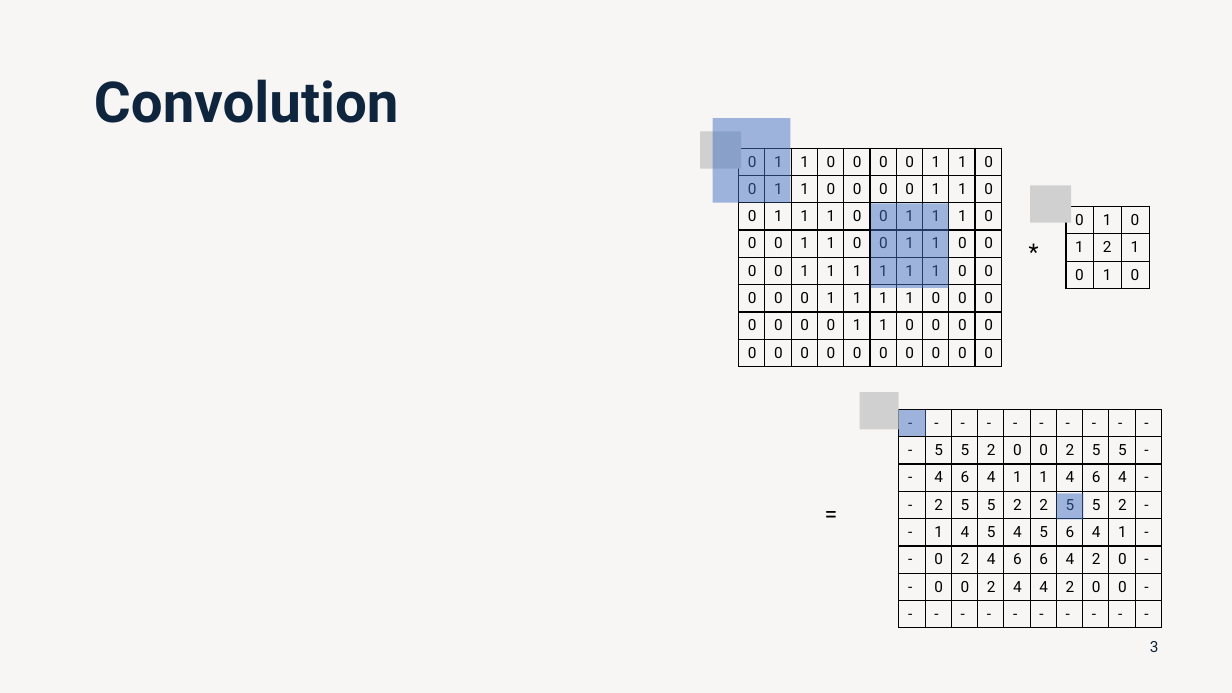
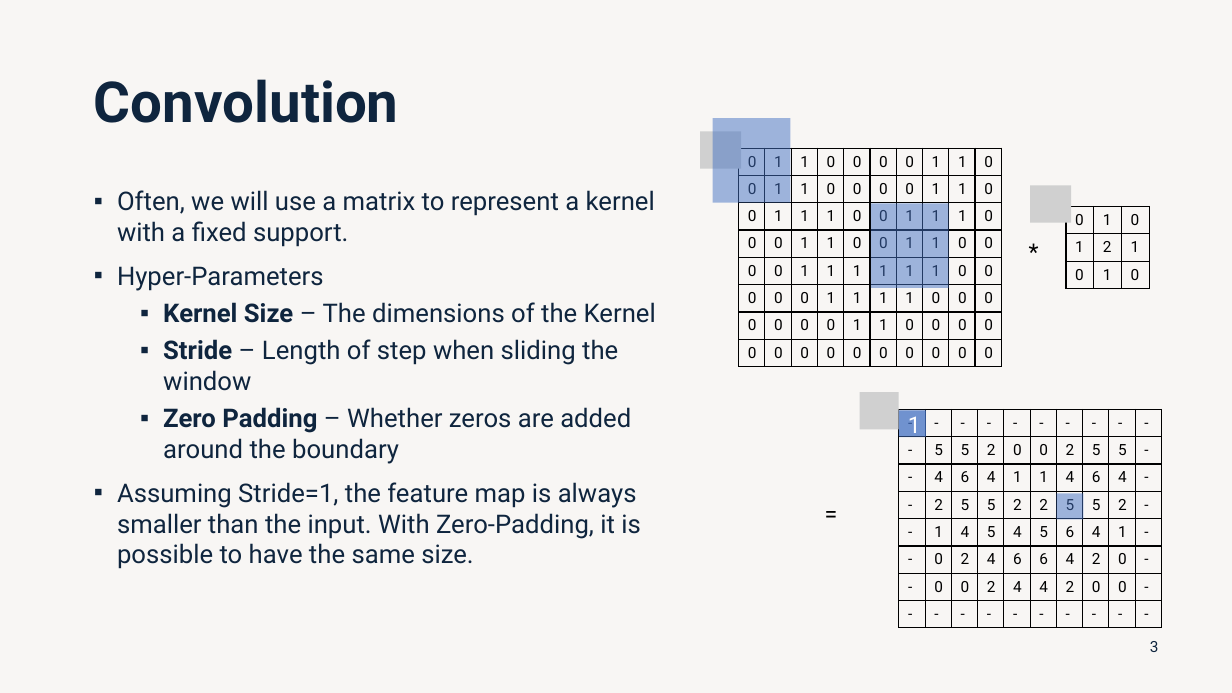
Before and after one commit to lobaton/Deep-Learning-with-Python, a slide deck: slide 3 of Slides/03 - Convoluational Neural Nets.pptx. Drawn at 1232x693 pixels with LibreOffice and Linux fonts; fonts in the diff are those of the drawing; grey boxes stand for pictures. Boxes give left, top, right and bottom in pixels: in the first picture for what was removed or moved away, otherwise in the second. Text is boxed around its words. In the diff, an @@ line names an element or a change of style, - is before the commit and + after.

```diff
--- a/Slides/03 - Convoluational Neural Nets.pptx
+++ b/Slides/03 - Convoluational Neural Nets.pptx
@@ text added at (117, 190, 656, 569), 20 pt, text #0F253E @@
+▪ Often, we will use a matrix to represent a kernel with a fixed support.
+▪ Hyper-Parameters
+  ▪ Kernel Size – The dimensions of the Kernel
+  ▪ Stride – Length of step when sliding the window
+  ▪ Zero Padding – Whether zeros are added around the boundary
+▪ Assuming Stride=1, the feature map is always smaller than the input. With Zero-Padding, it is possible to have the same size.
@@ rectangle added at (899, 411, 926, 437), fill #4472C4 at 50% opacity, 18 pt, text #FFFFFF @@
+1
```
Also in this commit, not shown: 1 other slide changed, 6 other files.
